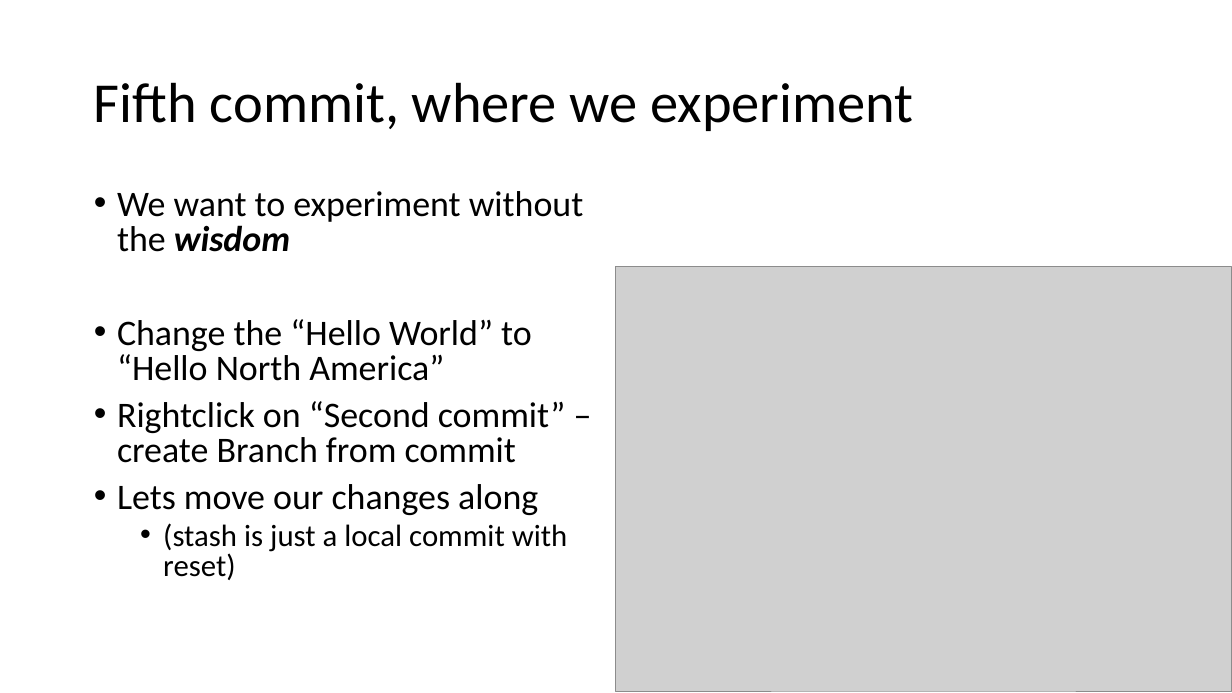
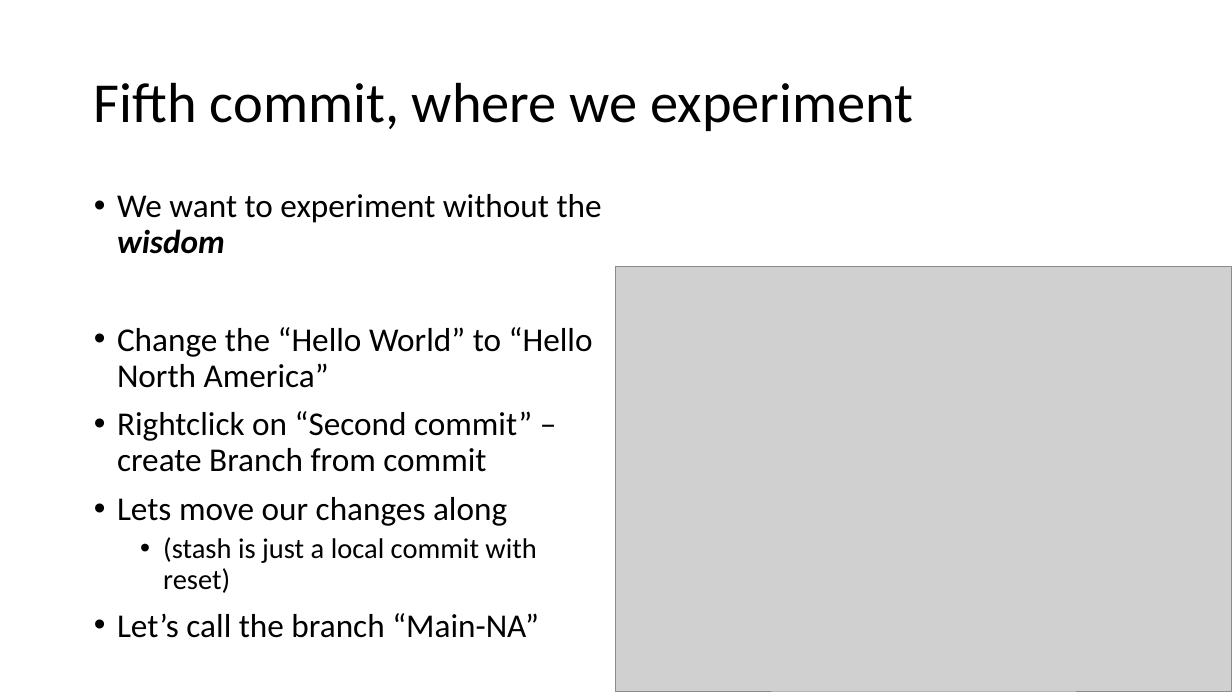
Before and after one commit to yuricai/Phys520, a slide deck: slide 28 of 01_GitTutorial/HowToGit - hands on.pptx (slide 27 before the commit). Drawn at 1232x693 pixels with LibreOffice and Linux fonts; fonts in the diff are those of the drawing; grey boxes stand for pictures. Boxes give left, top, right and bottom in pixels: in the first picture for what was removed or moved away, otherwise in the second. Text is boxed around its words. In the diff, an @@ line names an element or a change of style, - is before the commit and + after.

```diff
--- a/01_GitTutorial/HowToGit - hands on.pptx
+++ b/01_GitTutorial/HowToGit - hands on.pptx
@@ text at (117, 194, 602, 593): size 28 to 25.9 pt in "We want to experiment without the wisdom", "Change the “Hello World” to “Hello North ...", "Rightclick on “Second commit” – create Branch ...", "Lets move our changes along"; size 24 to 22.2 pt in "(stash is just a local commit with ..."; line spacing 0.8 to 0.9 @@
@@ text at (117, 613, 539, 638): paragraph added @@
+• Let’s call the branch “Main-NA”
```
Also in this commit, not shown: 7 other slides changed, 5 slides added, 1 slide removed, 2 other files.
